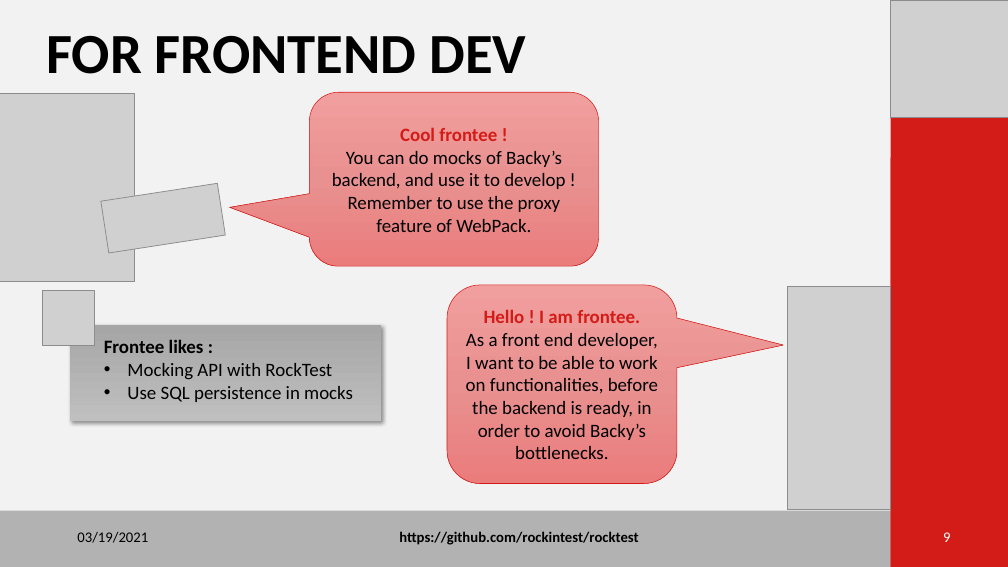
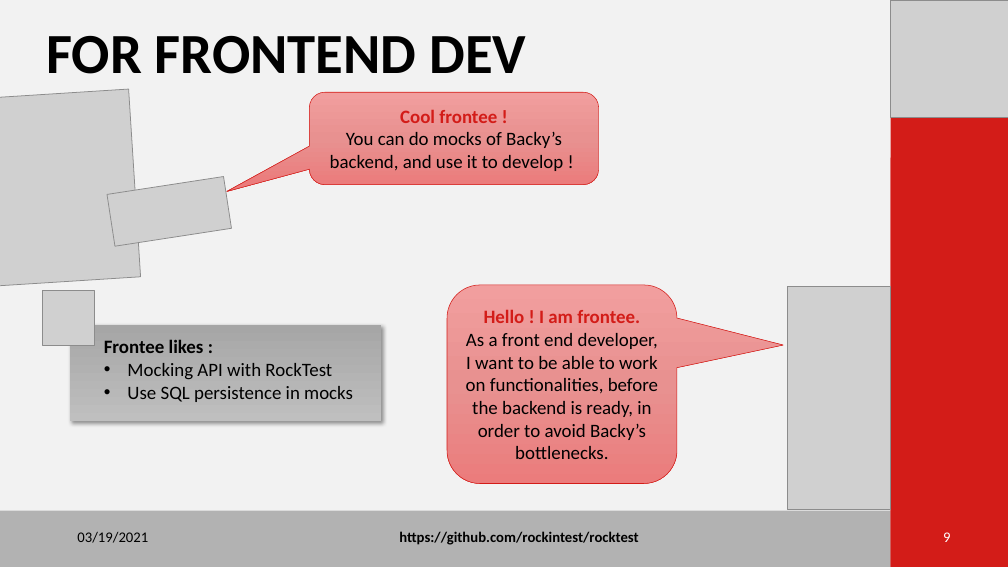
Before and after one commit to rockintest/rocktest-demo, a slide deck: slide 9 of Rock TestV3.pptx. Drawn at 1008x567 pixels with LibreOffice and Linux fonts; fonts in the diff are those of the drawing; grey boxes stand for pictures. Boxes give left, top, right and bottom in pixels: in the first picture for what was removed or moved away, otherwise in the second. Text is boxed around its words. In the diff, an @@ line names an element or a change of style, - is before the commit and + after.

```diff
--- a/Rock TestV3.pptx
+++ b/Rock TestV3.pptx
@@ picture at (0,89,140,286): rotation 0 to 356 degrees @@
@@ rounded speech box "Cool frontee !": place and size @@
-rounded speech box "Cool frontee !" at (309,92,599,266)
+rounded speech box "Cool frontee !" at (309,92,599,185)
@@ rounded speech box "Cool frontee !" at (309,92,599,185): proportions changed @@
@@ text in rounded speech box at (330,132,563,171): text changed @@
-You can do mocks of Backy’s backend, and use it to develop ! Remember to use the proxy feature of WebPack.
+You can do mocks of Backy’s backend, and use it to develop !
@@ picture: place and size @@
-picture at (101,183,226,253)
+picture at (107,177,232,246)
```
Also in this commit, not shown: 5 other slides changed, 1 slide added, 6 other files.
